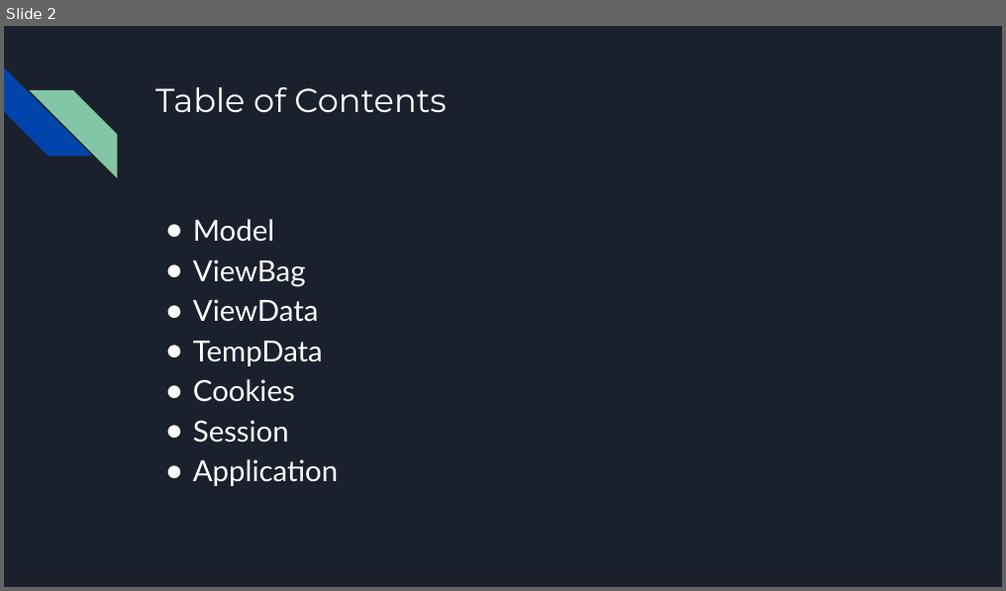
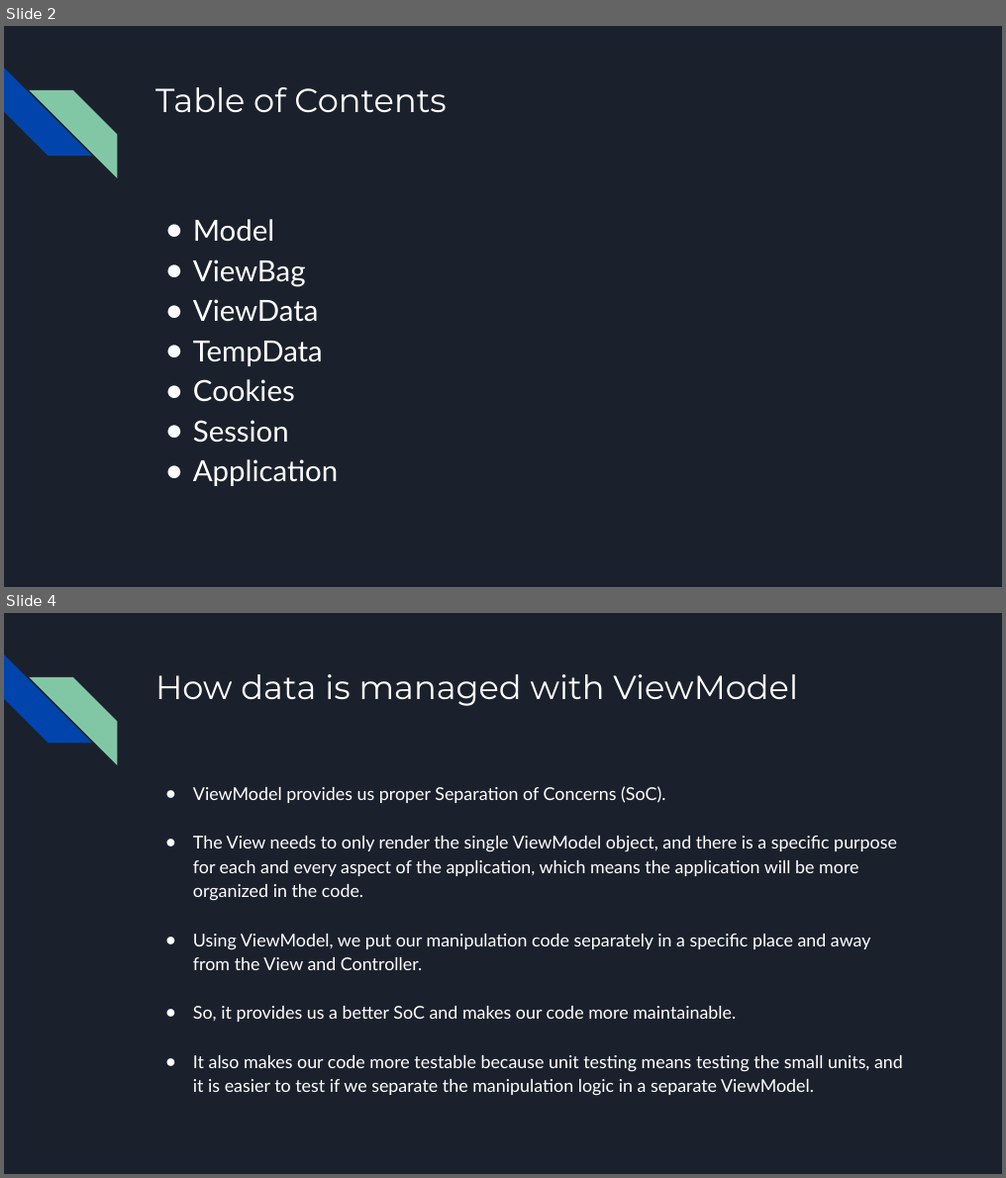
Before and after one commit to bulhard/Web-Programming, a slide deck: 00 Presentations/08 Storing Temporary Data.pptx. Shown one above the other, each under a label of ours: slide 2 before the commit, slides 2 and 4 after it; the slides between them are not shown. The pictures are 1006x591 and 1006x1178 pixels, drawn with LibreOffice and Linux fonts; fonts in the diff are those of the drawing. Boxes give left, top, right and bottom in pixels: in the first picture for what was removed or moved away, otherwise in the second. Text is boxed around its words. In the diff, an @@ line names an element or a change of style, - is before the commit and + after.

```diff
--- a/00 Presentations/08 Storing Temporary Data.pptx
+++ b/00 Presentations/08 Storing Temporary Data.pptx
@@ slide 4 added at box(4, 613, 1002, 1174), background #1B212C; not listed: 2 template elements that a slide beside it also shows @@
@@ title added at box(155, 674, 798, 706), 32 pt, text #FFFFFF @@
+How data is managed with ViewModel
@@ text added at box(193, 786, 903, 1096), 17 pt, text #FFFFFF @@
+● ViewModel provides us proper Separation of Concerns (SoC).
+● The View needs to only render the single ViewModel object, and there is a specific purpose for each and every aspect of the application, which means the application will be more organized in the code.
+● Using ViewModel, we put our manipulation code separately in a specific place and away from the View and Controller.
+● So, it provides us a better SoC and makes our code more maintainable.
+● It also makes our code more testable because unit testing means testing the small units, and it is easier to test if we separate the manipulation logic in a separate ViewModel.
```
Also in this commit, not shown: 2 slides changed, 15 other slides added, 1 slide removed, 7 other files.
